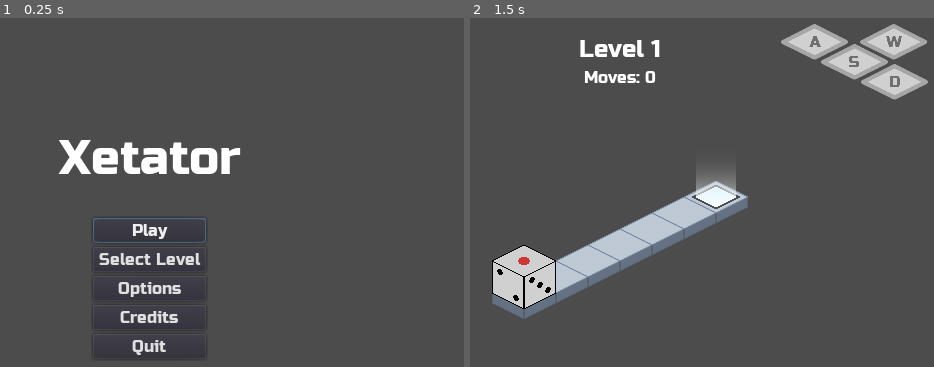
Above: before the commit, frames 1-2 (left to right).
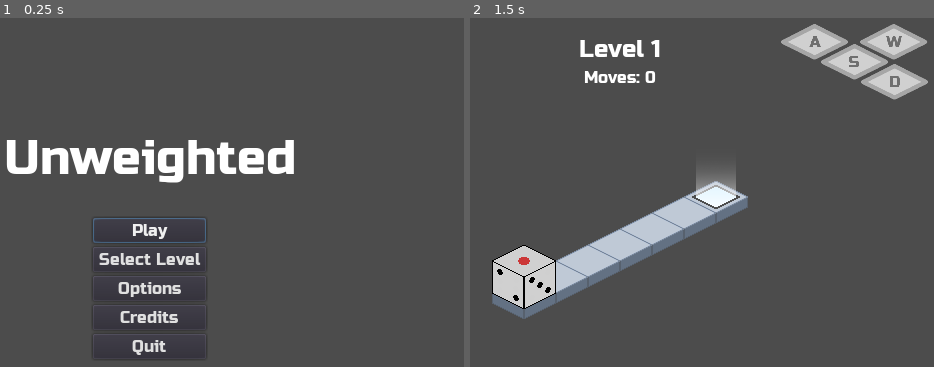
Above: after the commit, the same moments.

Repository: kdreese/gmtk-2022
Game: Godot game, scene res://src/states/Menu.tscn
Same seed, same stepped clock (60 frames per second), same inputs: the game is played once before the commit and once after it.
Inputs:
- Up to frame 1 (0.25 s): no input
- Up to frame 2 (1.5 s): click "Play" at 0.5 s; tap Enter at 1.25 s; hold D (move_right) from 1.28 s (still down)

The runs differ from the first frame. In frame 1, 3.1% of the frame differs, in the area x 1-64%, y 34-48%; in frame 2, nothing differs.

Commit message:
Changed name from Xetator to Unweighted

Diff:
--- a/src/states/Menu.tscn
+++ b/src/states/Menu.tscn
@@ -16,22 +16,22 @@
 script = ExtResource( 2 )
 
 [node name="V" type="VBoxContainer" parent="."]
-margin_left = 229.0
+margin_left = 174.0
 margin_top = 125.0
-margin_right = 411.0
+margin_right = 466.0
 margin_bottom = 354.0
 custom_constants/separation = 32
 
 [node name="Title" type="Label" parent="V"]
-margin_right = 182.0
+margin_right = 292.0
 margin_bottom = 56.0
 custom_fonts/font = SubResource( 1 )
-text = "Xetator"
+text = "Unweighted"
 
 [node name="Buttons" type="VBoxContainer" parent="V"]
-margin_left = 34.0
+margin_left = 89.0
 margin_top = 88.0
-margin_right = 147.0
+margin_right = 202.0
 margin_bottom = 229.0
 size_flags_horizontal = 4
 
Not shown, changed: README.md
